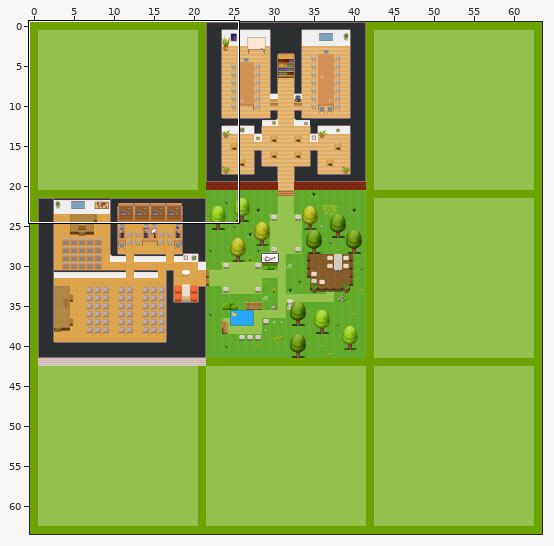
Tiled map (JSON), stored at aomh2023_2.tmj. Above: a wide view before the commit, with the close-up outlined.
Close-up. Old version:
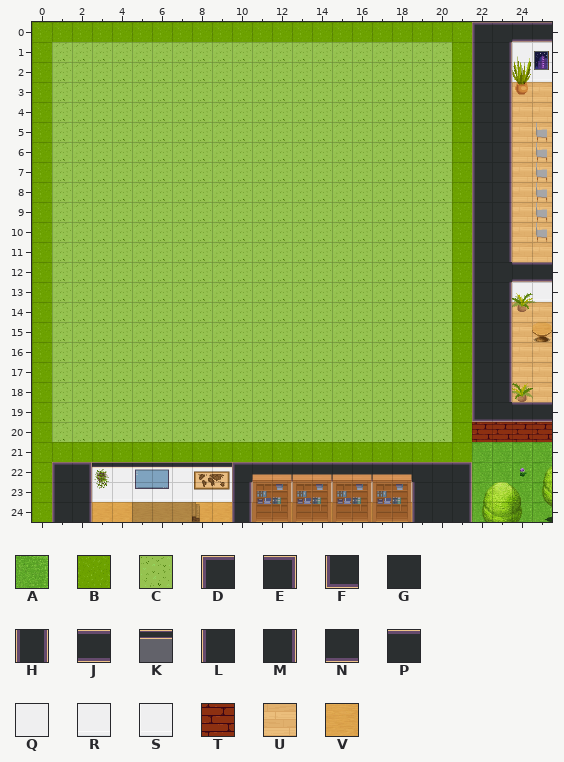
Cells are 32x32 px. Shown: x 0..25, y 0..24.
Key: from "WA_Exterior": A 625, B 626, C 628; from "WA_Room_Builder": D 25, E 26, F 50, G 100, H 102, J 104, K 114, L 150, M 152, N 154, P 156, Q 203, R 228, S 230, T 285, U 350, V 378.
_ is an empty cell, # one hidden under a higher layer.
Layers that did not change in this view are not listed.
Layer "BelowPlayer/ground" before, first column x 0:
 0 BBBBBBBBBBBBBBBBBBBBBB####
 1 BCCCCCCCCCCCCCCCCCCCCB####
 2 BCCCCCCCCCCCCCCCCCCCCB####
 3 BCCCCCCCCCCCCCCCCCCCCB##UU
 4 BCCCCCCCCCCCCCCCCCCCCB##UU
 5 BCCCCCCCCCCCCCCCCCCCCB##UU
 6 BCCCCCCCCCCCCCCCCCCCCB##UU
 7 BCCCCCCCCCCCCCCCCCCCCB##UU
 8 BCCCCCCCCCCCCCCCCCCCCB##UU
 9 BCCCCCCCCCCCCCCCCCCCCB##UU
10 BCCCCCCCCCCCCCCCCCCCCB##UU
11 BCCCCCCCCCCCCCCCCCCCCB##UU
12 BCCCCCCCCCCCCCCCCCCCCB####
13 BCCCCCCCCCCCCCCCCCCCCB####
14 BCCCCCCCCCCCCCCCCCCCCB##UU
15 BCCCCCCCCCCCCCCCCCCCCB##UU
16 BCCCCCCCCCCCCCCCCCCCCB##UU
17 BCCCCCCCCCCCCCCCCCCCCB##UU
18 BCCCCCCCCCCCCCCCCCCCCB##UU
19 BCCCCCCCCCCCCCCCCCCCCB####
20 BCCCCCCCCCCCCCCCCCCCCB####
21 BBBBBBBBBBBBBBBBBBBBBBAAAA
22 B#####################AAAA
23 B#####################AAAA
24 B##VV###VV#VVVVVVVV###A#AA
Layer "BelowPlayer/walls" before, first column x 0:
 0 ______________________DPJJ
 1 ______________________LMQQ
 2 ______________________LMRR
 3 ______________________LM__
 4 ______________________LM__
 5 ______________________LM__
 6 ______________________LM__
 7 ______________________LM__
 8 ______________________LM__
 9 ______________________LM__
10 ______________________LM__
11 ______________________LM__
12 ______________________LGJJ
13 ______________________LMSR
14 ______________________LM__
15 ______________________LM__
16 ______________________LM__
17 ______________________LM__
18 ______________________LM__
19 ______________________FNJJ
20 ______________________TTTT
21 __________________________
22 _DEQQQQQQQDJJJJJJJJPPE____
23 _LMRRRRRRRHRRRRRRRRLGM____
24 _LM_______H________LGM____
Layer "BelowPlayer/walls2" before, first column x 0:
20 _______________
21 _______________
22 ___KKKKKKK_____
23 _______________
24 _______________
And afterwards:
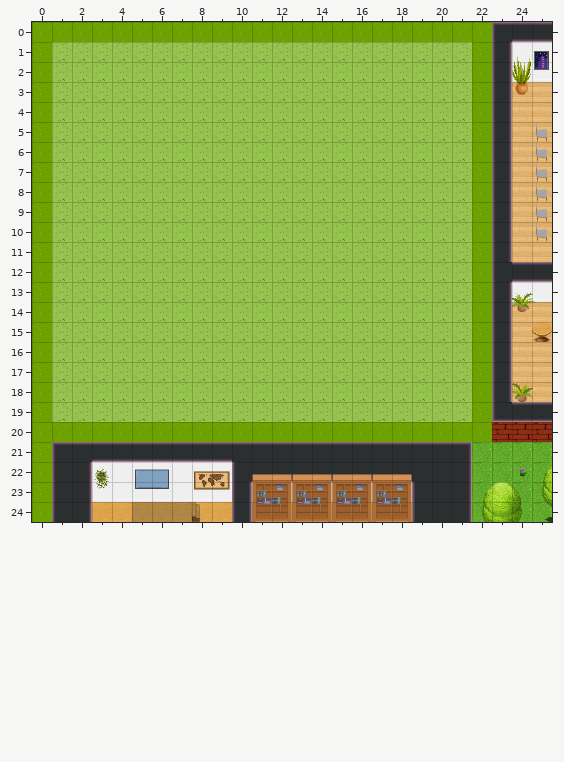
The edit:
Changed rows in their new state; . is an unchanged cell.
Layer "BelowPlayer/ground":
first column x 1:
 1 ....................CB
 2 ....................CB
 3 ....................CB
 4 ....................CB
 5 ....................CB
 6 ....................CB
 7 ....................CB
 8 ....................CB
 9 ....................CB
10 ....................CB
11 ....................CB
12 ....................CB
13 ....................CB
14 ....................CB
15 ....................CB
16 ....................CB
17 ....................CB
18 ....................CB
19 ....................CB
20 BBBBBBBBBBBBBBBBBBBB.B
Layer "BelowPlayer/walls":
first column x 1:
 0 ....................._D
 1 ....................._H
 2 ....................._H
 3 ....................._H
 4 ....................._H
 5 ....................._H
 6 ....................._H
 7 ....................._H
 8 ....................._H
 9 ....................._H
10 ....................._H
11 ....................._H
12 ....................._L
13 ....................._H
14 ....................._H
15 ....................._H
16 ....................._H
17 ....................._H
18 ....................._H
19 ....................._F
20 ....................._.
21 DPJJJJJJJPPPPPPPPPPPE..
22 LM.......LNNNNNNNNGGM..
Layer "BelowPlayer/walls2":
first column x 3:
22 _______
Boxes around the changes in both close-ups, in picture pixels (x1, y1, x2, y2):
changed: (52, 22, 495, 468)
